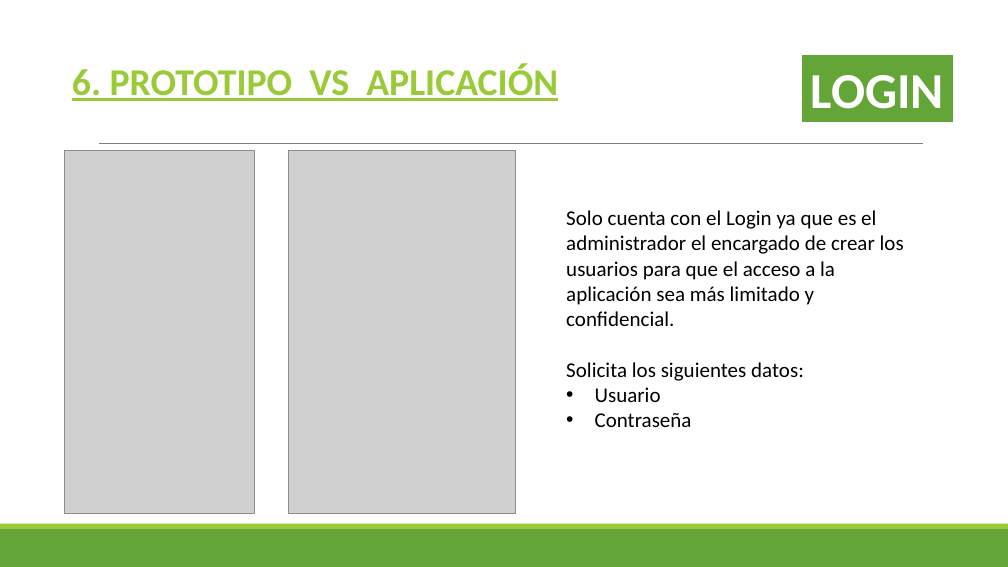
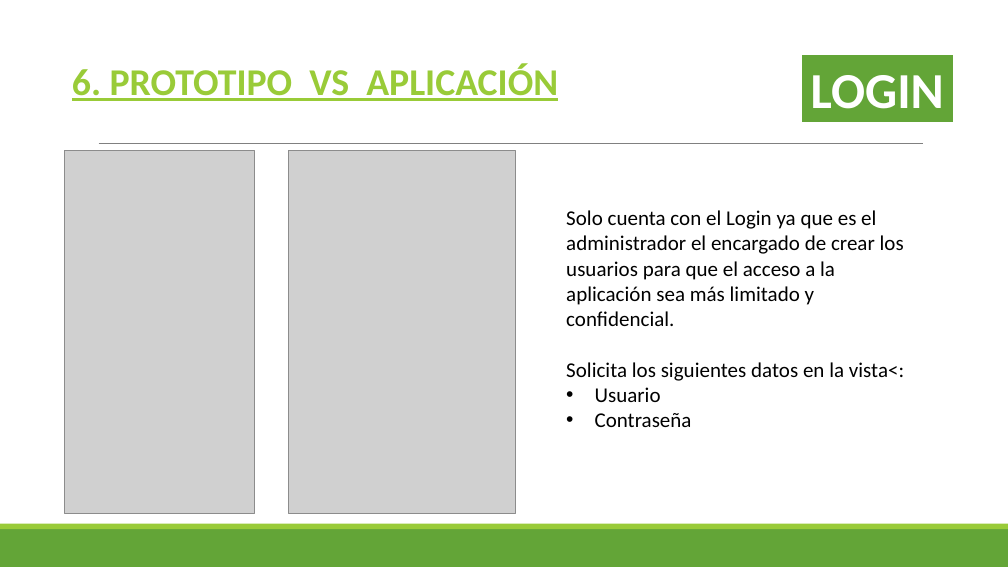
Before and after one commit to NestorRodriguez/ambulancias, a slide deck: slide 14 of PRESENTACION APP INVENTARIOS.pptx. Drawn at 1008x567 pixels with LibreOffice and Linux fonts; fonts in the diff are those of the drawing; grey boxes stand for pictures. Boxes give left, top, right and bottom in pixels: in the first picture for what was removed or moved away, otherwise in the second. Text is boxed around its words. In the diff, an @@ line names an element or a change of style, - is before the commit and + after.

```diff
--- a/PRESENTACION APP INVENTARIOS.pptx
+++ b/PRESENTACION APP INVENTARIOS.pptx
@@ text at (x1=566, y1=362, x2=904, y2=381): text changed @@
-Solicita los siguientes datos:
+Solicita los siguientes datos en la vista<:
```
Also in this commit, not shown: 3 other slides changed, 7 other files.
